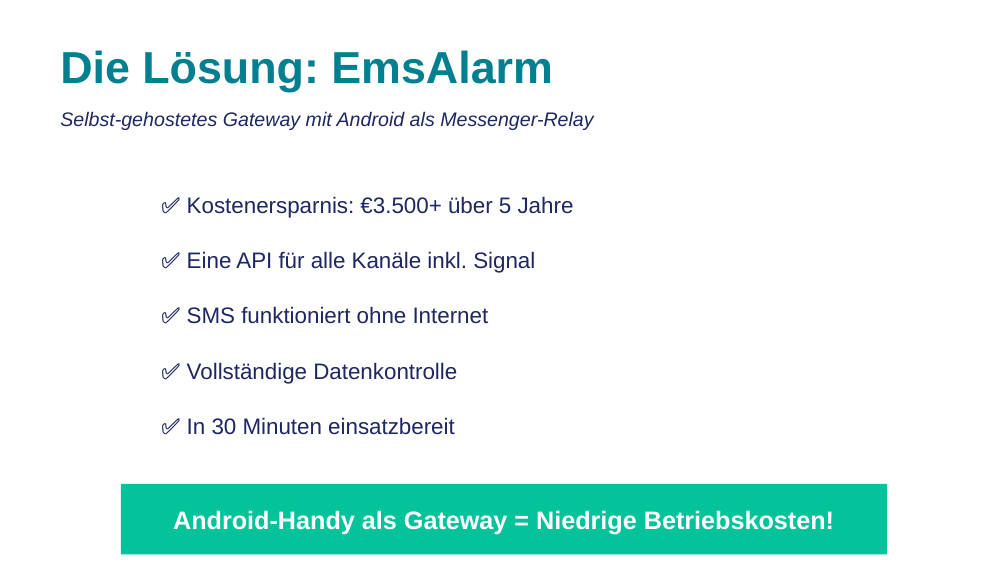
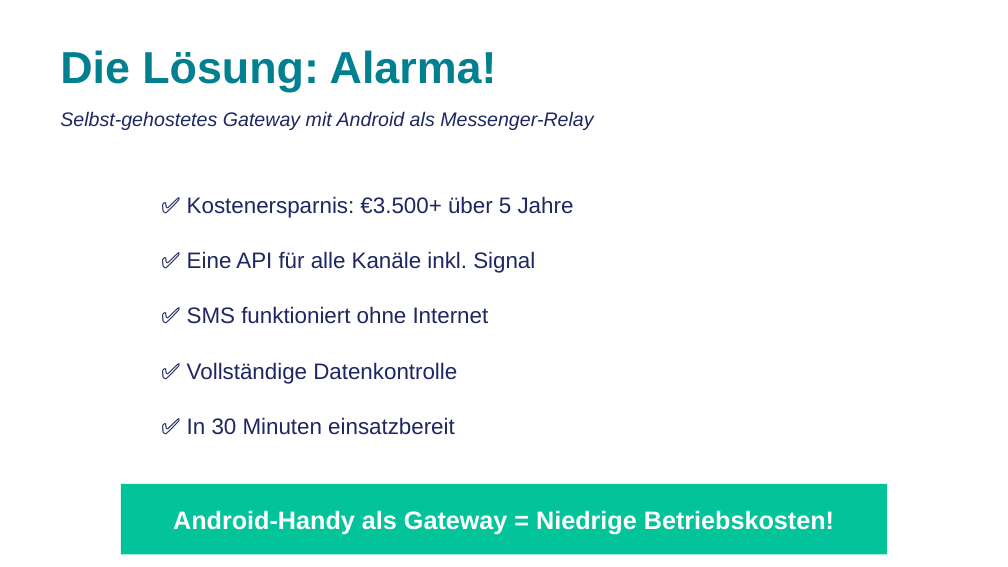
Before and after one commit to walleralexander/alarma, a slide deck: slide 3 of presentations/Alarma.pptx. Drawn at 1008x567 pixels with LibreOffice and Linux fonts; fonts in the diff are those of the drawing. Boxes give left, top, right and bottom in pixels: in the first picture for what was removed or moved away, otherwise in the second. Text is boxed around its words. In the diff, an @@ line names an element or a change of style, - is before the commit and + after.

```diff
--- a/presentations/Alarma.pptx
+++ b/presentations/Alarma.pptx
@@ text at (x1=60, y1=50, x2=497, y2=92): text changed @@
-Die Lösung: EmsAlarm
+Die Lösung: Alarma!
```
Also in this commit, not shown: 4 other slides changed, 1 other file.
